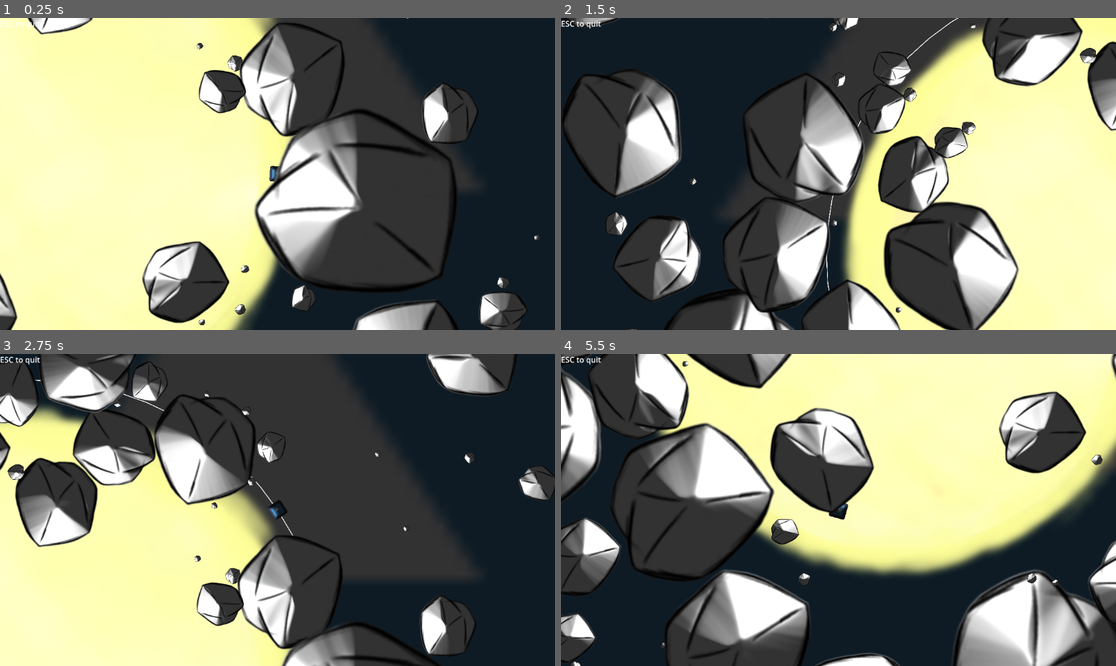
Above: before the commit, frames 1-4 (two rows, left to right).
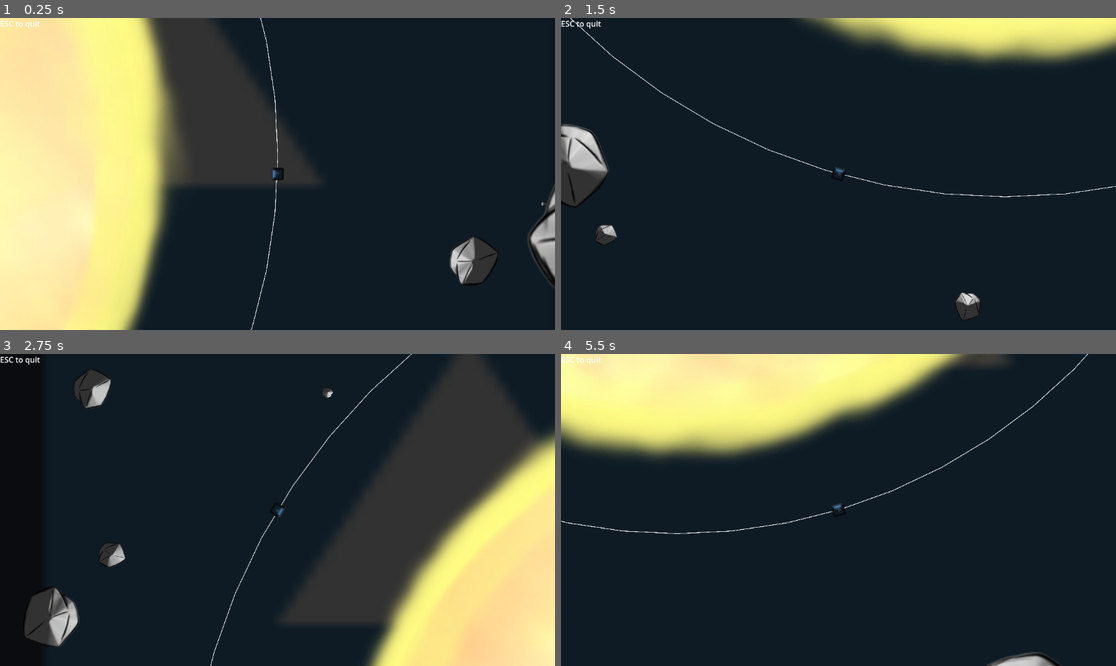
Above: after the commit, the same moments.

Repository: Aroweeri/gmtk2025
Game: Godot game, scene res://scenes/Main.tscn
The game is run twice, just before and just after one commit, with the same random seed, the same clock (stepped at 60 frames per second) and the same inputs. The engine's default icon, where the game draws it, is replaced by a stand-in: a white triangle on a blue panel in a dark square.
Inputs:
- Up to frame 1 (0.25 s): no input
- Up to frame 2 (1.5 s): hold Up (ui_up) 0.53-1.28 s; hold 1 (zoom1) 0.53-1.28 s; hold Down (ui_down) from 1.28 s (still down); tap 2 (zoom2) at 1.35 s
- Up to frame 3 (2.75 s): release Down (ui_down) at 2.03 s; hold Up (ui_up) from 2.03 s (still down); hold 3 (zoom3) from 2.03 s (still down)
- Up to frame 4 (5.5 s): release 3 (zoom3) at 2.78 s; tap 1 (zoom1) at 2.85 s; release Up (ui_up) at 3.53 s; hold 2 (zoom2) 3.53-4.28 s; hold Down (ui_down) from 3.53 s (still down); tap 3 (zoom3) at 4.35 s; hold 1 (zoom1) from 5.03 s (still down)

The runs differ from the first frame. In frame 1, 68% of the frame differs, in the area x 0-100%, y 0-100%; in frame 2, 72%; in frame 3, 84%; in frame 4, 75%.

Commit message:
Balancing.

Diff:
--- a/scenes/Main.tscn
+++ b/scenes/Main.tscn
@@ -19,21 +19,21 @@
 script = ExtResource("1_rarhs")
 
 [node name="Sun" type="Sprite2D" parent="."]
-scale = Vector2(7.83333, 7.83334)
+scale = Vector2(17.82, 17.82)
 texture = ExtResource("2_nxtc6")
 
 [node name="PlayerRotator" type="Node2D" parent="."]
 script = ExtResource("2_0bbpv")
 
 [node name="Player" type="Node2D" parent="PlayerRotator"]
-position = Vector2(2000, 0)
+position = Vector2(6088, 0)
 script = ExtResource("3_0bbpv")
 
 [node name="Sprite" type="Sprite2D" parent="PlayerRotator/Player"]
 texture = SubResource("CanvasTexture_jlsqs")
 
 [node name="Camera2D" type="Camera2D" parent="PlayerRotator/Player"]
-zoom = Vector2(0.25, 0.25)
+zoom = Vector2(0.2, 0.2)
 
 [node name="StaticBody2D" type="Area2D" parent="PlayerRotator/Player"]
 
--- a/scenes/main.gd
+++ b/scenes/main.gd
@@ -7,14 +7,14 @@
 
 func _ready() -> void:
 	#loop and create 800 different asteroids
-	for i in range(200):
+	for i in range(400):
 
 		#use tempRotator and tempPositioner to pick a random angle and go out a random distance, to
 		#distribute astreroids equally around the center.
 		var tempRotator = Node2D.new()
 		var tempPositioner = Node2D.new();
 		tempRotator.rotation = randf()*PI*2
-		tempPositioner.position = Vector2(1500 + (randf()*6000), 0);
+		tempPositioner.position = Vector2(6000 + (sqrt(randf()*6000)*100), 0);
 		tempRotator.add_child(tempPositioner);
 		var targetPosition = Vector2(tempPositioner.global_position);
 
--- a/scripts/rotator.gd
+++ b/scripts/rotator.gd
@@ -1,6 +1,6 @@
 extends Node2D
 
-var ROTATION_SPEED=500
+var ROTATION_SPEED=750
 
 func _physics_process(delta: float) -> void:
 
